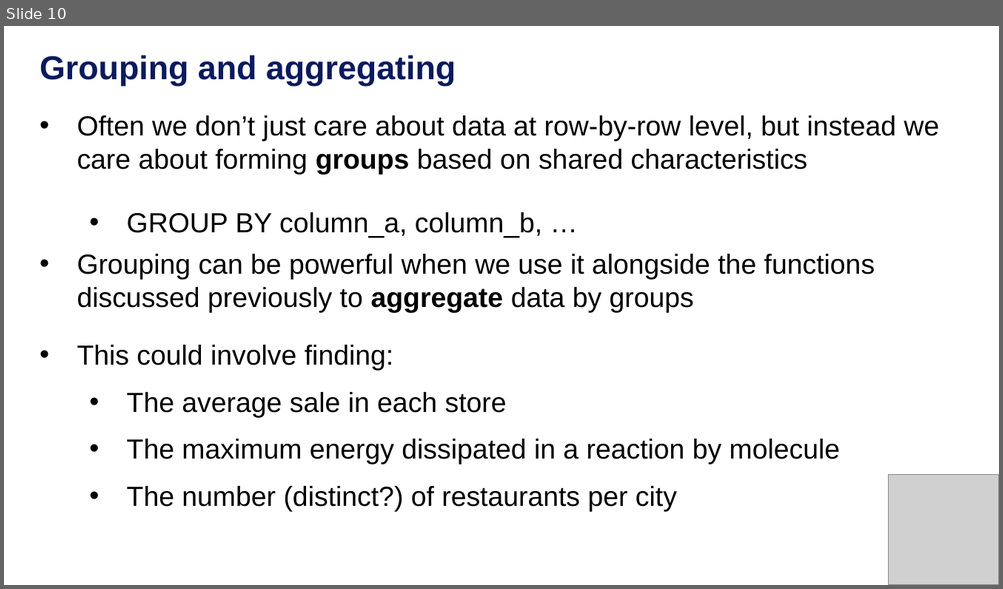
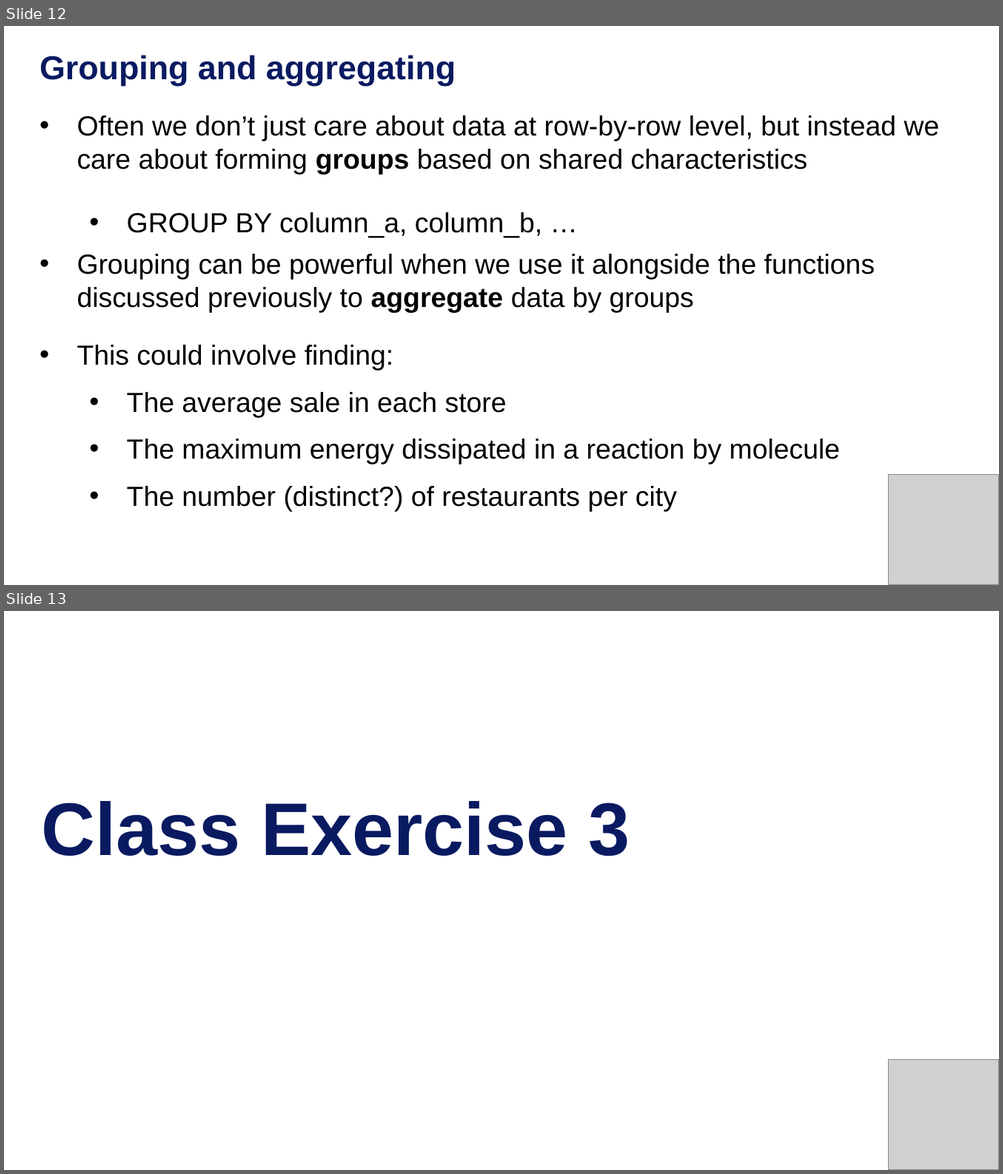
Before and after one commit to warwickdatasciencesociety/deep-dive-into-sql, a slide deck: session-two/session-two-presentation.pptx. Shown one above the other, each under a label of ours: slide 10 before the commit, slides 12 and 13 after it. The pictures are 1003x589 and 1003x1174 pixels, drawn with LibreOffice and Linux fonts; fonts in the diff are those of the drawing; grey boxes stand for pictures. Boxes give left, top, right and bottom in pixels: in the first picture for what was removed or moved away, otherwise in the second. Text is boxed around its words. In the diff, an @@ line names an element or a change of style, - is before the commit and + after.

```diff
--- a/session-two/session-two-presentation.pptx
+++ b/session-two/session-two-presentation.pptx
@@ slide 13 added at (x1=4, y1=611, x2=999, y2=1170), background #FFFFFF @@
@@ title added at (x1=41, y1=801, x2=630, y2=856), 54 pt, text #0A1A61, bold @@
+Class Exercise 3
@@ picture added at (x1=888, y1=1059, x2=999, y2=1170) @@
@@ what was slide 10 is now slide 12 @@
```
Also in this commit, not shown: 2 other slides added.
